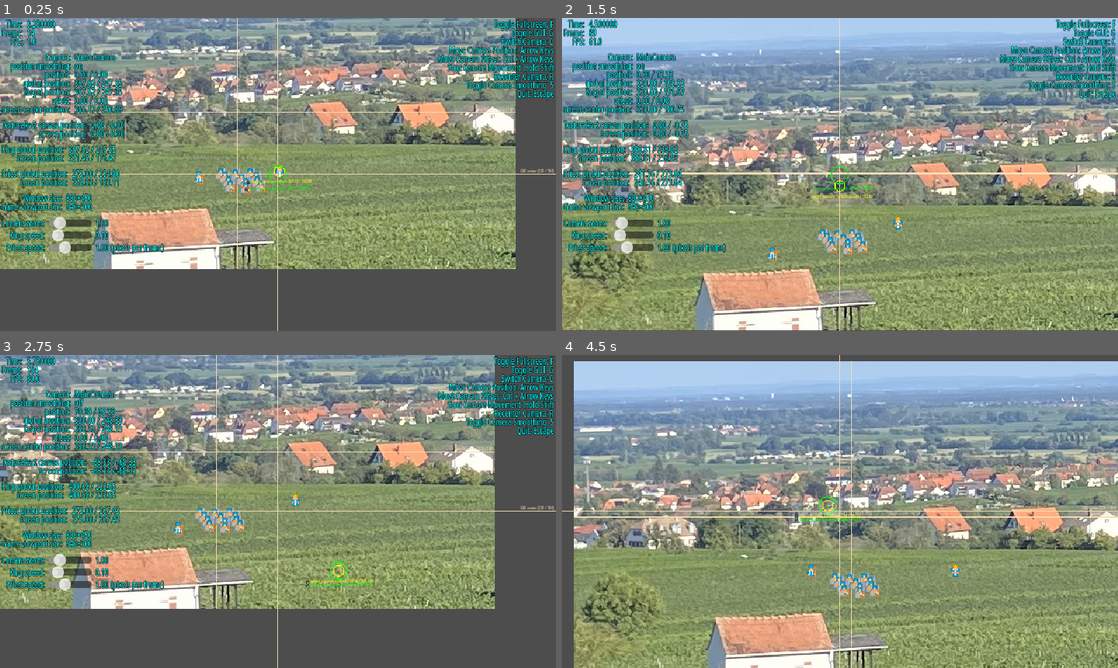
Above: before the commit, frames 1-4 (two rows, left to right).
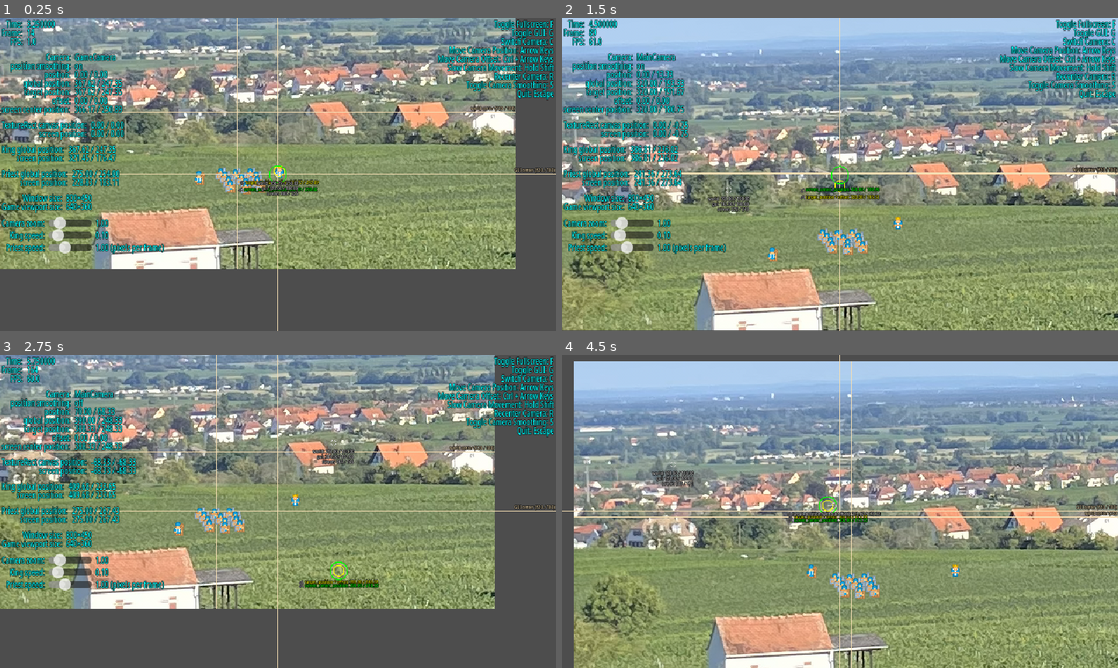
Above: after the commit, the same moments.

Repository: Toxe/godot-pixel-style
Game: Godot game, scene res://scenes/main.tscn
Two runs of this game, one before a commit and one after it. Both use one fixed random seed, a clock stepped at 60 frames per second and the inputs below.
Inputs (mouse positions are in pixels of both pictures, inside the frame that each line leads up to):
- Up to frame 1 (0.25 s): no input
- Up to frame 2 (1.5 s): tap Enter at 0.5 s; move the mouse to (962, 158) at 0.52 s; hold Right (ui_right) 0.53-1.28 s; hold R (recenter_camera) 0.53-1.28 s; move the mouse to (728, 190) at 1.27 s; hold Down (ui_down) from 1.28 s (still down); tap C (switch_camera) at 1.35 s
- Up to frame 3 (2.75 s): move the mouse to (333, 442) at 2.02 s; release Down (ui_down) at 2.03 s; hold Right (ui_right) from 2.03 s (still down); hold S (toggle_camera_smoothing) from 2.03 s (still down)
- Up to frame 4 (4.5 s): move the mouse to (812, 574) at 2.77 s; release Right (ui_right) at 2.78 s; release S (toggle_camera_smoothing) at 2.78 s; hold Up (ui_up) 2.78-3.53 s; tap G (toggle_gui) at 2.85 s; move the mouse to (1006, 558) at 3.52 s; hold Left (ui_left) from 3.53 s (still down); tap Shift at 3.6 s; move the mouse to (673, 464) at 4.27 s; tap Ctrl at 4.35 s

The runs differ from the first frame. In frame 1, 0.7% of the frame differs, in the area x 42-100%, y 28-57%; in frame 2, 0.8%; in frame 3, 0.8%; in frame 4, 0.9%, in the area x 16-100%, y 34-54%.

Commit message:
Show coordinates under cursor

Diff:
--- a/PixelStyle/project.godot
+++ b/PixelStyle/project.godot
@@ -32,6 +32,10 @@
 window/size/window_height_override=1080
 window/stretch/mode="canvas_items"
 window/stretch/scale_mode="integer"
+
+[gui]
+
+theme/custom="uid://di14qk6sdexpx"
 
 [input]
 
--- a/PixelStyle/scenes/game.gd
+++ b/PixelStyle/scenes/game.gd
@@ -17,4 +17,4 @@
 
 
 func _draw() -> void:
-    DebugDraw.draw_axes(self, Vector2((get_viewport() as SubViewport).size) / 2.0, "world center", Color.WHEAT)
+    DebugDraw.draw_axes(self, Vector2((get_viewport() as SubViewport).size) / 2.0, "world center", Color.WHEAT, Color.BLACK)
--- a/PixelStyle/scenes/gui.gd
+++ b/PixelStyle/scenes/gui.gd
@@ -56,17 +56,27 @@
 
 
 func _draw() -> void:
-    DebugDraw.draw_axes(self, size / 2.0, "GUI center", Color.WHEAT)
+    DebugDraw.draw_axes(self, size / 2.0, "GUI center", Color.WHEAT, Color.BLACK)
 
     var camera_target_position_plus_offset := camera_manager.current_camera.get_target_position() + camera_manager.current_camera.offset
-    DebugDraw.draw_labeled_circle(self, transform_to_gui_coords(camera_target_position_plus_offset), 6, Color.YELLOW, 1, "🎥 target_position + offset: %s" % [Format.format_position(camera_target_position_plus_offset)])
-    DebugDraw.draw_labeled_circle(self, transform_to_gui_coords(camera_manager.current_camera.get_screen_center_position()), 10, Color.GREEN, 1, "🎥 screen_center_position: %s" % [Format.format_position(camera_manager.current_camera.get_screen_center_position())])
+    DebugDraw.draw_labeled_circle(self, transform_to_gui_coords(camera_target_position_plus_offset), 6, Color.YELLOW, Color.BLACK, 1, ["🎥 target_position + offset: %s" % [Format.format_position(camera_target_position_plus_offset)]])
+    DebugDraw.draw_labeled_circle(self, transform_to_gui_coords(camera_manager.current_camera.get_screen_center_position()), 10, Color.GREEN, Color.BLACK, 1, ["🎥 screen_center_position: %s" % [Format.format_position(camera_manager.current_camera.get_screen_center_position())]])
 
     if !camera_manager.current_camera.offset.is_zero_approx():
         var from := transform_to_gui_coords(camera_manager.current_camera.get_target_position())
         var to := transform_to_gui_coords(camera_target_position_plus_offset)
         draw_line(from, to, Color.LIGHT_GRAY, 0.5)
-        DebugDraw.draw_labeled_circle(self, from, 3, Color.LIGHT_GRAY, 0.5, "🎥 target_position (without offset): %s" % [Format.format_position(camera_manager.current_camera.get_target_position())])
+        DebugDraw.draw_labeled_circle(self, from, 3, Color.LIGHT_GRAY, Color.BLACK, 0.5, ["🎥 target_position (without offset): %s" % [Format.format_position(camera_manager.current_camera.get_target_position())]])
+
+    var mouse_coords := get_local_mouse_position()
+    var world_coords := transform_ui_to_world_coords(mouse_coords)
+    var screen_coords := transform_ui_to_screen_coords(mouse_coords)
+    var lines: Array[String] = [
+        "world: %s" % [Format.format_position(world_coords)],
+        "gui: %s" % [Format.format_position(mouse_coords)],
+        "screen: %s" % [Format.format_position(screen_coords, true)],
+    ]
+    DebugDraw.draw_labeled_circle(self, mouse_coords, 3, Color.LIGHT_GRAY, Color.BLACK, 0.25, lines)
 
 
 func _unhandled_key_input(event: InputEvent) -> void:
@@ -93,6 +103,18 @@
     return gui_coords
 
 
+func transform_ui_to_world_coords(pos: Vector2) -> Vector2:
+    var coords_on_ui_canvas := get_global_transform_with_canvas() * pos
+    var coords_on_world_canvas := game.get_global_transform_with_canvas().affine_inverse() * coords_on_ui_canvas
+    return coords_on_world_canvas
+
+
+func transform_ui_to_screen_coords(pos: Vector2) -> Vector2:
+    var coords_on_ui_canvas := get_global_transform_with_canvas() * pos
+    var coords_on_screen := get_viewport().get_screen_transform() * coords_on_ui_canvas
+    return coords_on_screen
+
+
 func _on_camera_zoom_slider_value_changed(value: float) -> void:
     camera_manager.current_camera.zoom = Vector2(value, value)
     camera_zoom_label.text = "%.2f" % camera_manager.current_camera.zoom.x
--- a/PixelStyle/scenes/gui.tscn
+++ b/PixelStyle/scenes/gui.tscn
@@ -1,7 +1,6 @@
 [gd_scene format=3 uid="uid://c0s1ghhdkg1y5"]
 
 [ext_resource type="Script" uid="uid://b0m7te8rndoge" path="res://scenes/gui.gd" id="1_efmwq"]
-[ext_resource type="Theme" uid="uid://di14qk6sdexpx" path="res://scenes/theme.tres" id="1_mfius"]
 
 [node name="GUI" type="PanelContainer" unique_id=583806817]
 anchors_preset = 15
@@ -9,7 +8,6 @@
 anchor_bottom = 1.0
 grow_horizontal = 2
 grow_vertical = 2
-theme = ExtResource("1_mfius")
 script = ExtResource("1_efmwq")
 
 [node name="HBoxContainer" type="HBoxContainer" parent="." unique_id=907191759]
--- a/PixelStyle/scripts/debug_draw.gd
+++ b/PixelStyle/scripts/debug_draw.gd
@@ -1,25 +1,118 @@
 class_name DebugDraw
 
-const font_size := 5
+class FittedText:
+    var text := ""
+    var rect := Rect2()
+    var font_size := 0
 
 
-static func draw_label(canvas_item: CanvasItem, label_position: Vector2, text: String, alignment: HorizontalAlignment, color: Color, label_offset: Vector2) -> void:
-    if canvas_item.visible:
-        var gui: Control = canvas_item.get_node("/root/Main/CanvasLayer/GUI")  # TODO
-        var string_size := gui.theme.default_font.get_multiline_string_size(text, alignment, -1, font_size)
-        var bottom_left := label_position + string_size * label_offset
-        canvas_item.draw_multiline_string(gui.theme.default_font, bottom_left, text, alignment, string_size.x, font_size, -1, color)
+const font_size := 6
+const font_outline_size := 2
+
+static var project_theme := ThemeDB.get_project_theme()
 
 
-static func draw_axes(canvas_item: CanvasItem, center: Vector2, text: String, color: Color) -> void:
+static func draw_label(canvas_item: CanvasItem, label_position: Vector2, lines: Array[String], text_color: Color, outline_color: Color, label_anchor: Vector2) -> void:
+    if canvas_item.visible:
+        var viewport := canvas_item.get_viewport()
+        var labels: Array[FittedText]
+
+        for text in lines:
+            var fitted_text := _fit_label_text_to_viewport(text, viewport)
+            if !fitted_text:
+                fitted_text = _fit_label_text_to_viewport("[text too long]", viewport)
+            assert(fitted_text != null)
+            labels.append(fitted_text)
+
+        _right_align_labels(labels)
+        _vertically_stack_labels(labels)
+
+        var bounding_box := _calc_labels_bounding_box(labels)
+        bounding_box = _position_rect_with_anchor(bounding_box, label_position, label_anchor)
+        bounding_box = _fit_rect_to_viewport(bounding_box, viewport)
+
+        _move_labels_into_bounding_box(labels, bounding_box)
+
+        for label in labels:
+            var baseline_position := label.rect.position + Vector2(0, label.font_size)
+            canvas_item.draw_string_outline(project_theme.default_font, baseline_position, label.text, HORIZONTAL_ALIGNMENT_RIGHT, label.rect.size.x, label.font_size, font_outline_size, outline_color)
+            canvas_item.draw_string(project_theme.default_font, baseline_position, label.text, HORIZONTAL_ALIGNMENT_RIGHT, label.rect.size.x, label.font_size, text_color)
+
+
+static func draw_axes(canvas_item: CanvasItem, center: Vector2, text: String, color: Color, outline_color: Color) -> void:
     var viewport_size := canvas_item.get_viewport_rect().size
     canvas_item.draw_line(Vector2(center.x, 0), Vector2(center.x, viewport_size.y), color)
     canvas_item.draw_line(Vector2(0, center.y), Vector2(viewport_size.x, center.y), color)
-    var label_position := Vector2(viewport_size.x - 1, center.y - 2)
-    draw_label(canvas_item, label_position, "%s (%s)" % [text, Format.format_position(center, true)], HORIZONTAL_ALIGNMENT_LEFT, color, Vector2(-1, 0))
+    var label_position := Vector2(viewport_size.x - 1, center.y)
+    draw_label(canvas_item, label_position, ["%s (%s)" % [text, Format.format_position(center, true)]], color, outline_color, Vector2(1, 1))
 
 
-static func draw_labeled_circle(canvas_item: CanvasItem, pos: Vector2, radius: float, color: Color, width: float, text: String) -> void:
-    canvas_item.draw_circle(pos, radius, color, false, width)
-    var label_position := pos + Vector2(0, radius)
-    draw_label(canvas_item, label_position, text, HORIZONTAL_ALIGNMENT_CENTER, color, Vector2(-0.5, 1))
+static func draw_labeled_circle(canvas_item: CanvasItem, pos: Vector2, radius: float, color: Color, outline_color: Color, width: float, lines: Array[String]) -> void:
+    if canvas_item.visible:
+        canvas_item.draw_circle(pos, radius, color, false, width)
+        var label_position := pos + Vector2(0, radius + roundf(float(font_size) / 2.0))
+        draw_label(canvas_item, label_position, lines, color, outline_color, Vector2(0.5, 0))
+
+
+# brute force trying decreasing font sizes until the text fits inside the Viewport
+static func _fit_label_text_to_viewport(text: String, viewport: Viewport) -> FittedText:
+    var viewport_rect := viewport.get_visible_rect()
+    var fitted_text := FittedText.new()
+    fitted_text.text = text
+    fitted_text.font_size = font_size
+
+    while fitted_text.font_size > 1:
+        fitted_text.rect.size = project_theme.default_font.get_string_size(fitted_text.text, HORIZONTAL_ALIGNMENT_LEFT, -1, fitted_text.font_size)
+        if fitted_text.rect.size.x <= viewport_rect.size.x:
+            break
+        else:
+            fitted_text.font_size -= 1
+
+    return fitted_text if fitted_text.font_size > 1 else null
+
+
+static func _right_align_labels(labels: Array[FittedText]) -> void:
+    var max_x := 0.0
+    for label in labels:
+        max_x = maxf(max_x, label.rect.end.x)
+    for label in labels:
+        label.rect.end.x = max_x
+
+
+static func _vertically_stack_labels(labels: Array[FittedText]) -> void:
+    var offset_y := 0.0
+    for label in labels:
+        label.rect.position.y += offset_y
+        offset_y += label.font_size
+
+
+static func _calc_labels_bounding_box(labels: Array[FittedText]) -> Rect2:
+    var bbox := Rect2()
+    for label in labels:
+        bbox = bbox.merge(label.rect)
+    return bbox
+
+
+static func _position_rect_with_anchor(rect: Rect2, pos: Vector2, anchor: Vector2) -> Rect2:
+    return Rect2(pos - rect.size * anchor, rect.size)
+
+
+static func _fit_rect_to_viewport(rect: Rect2, viewport: Viewport) -> Rect2:
+    var viewport_rect := viewport.get_visible_rect()
+
+    if rect.end.x > viewport_rect.end.x:
+        rect.position.x += viewport_rect.end.x - rect.end.x
+    elif rect.position.x < viewport_rect.position.x:
+        rect.position.x += viewport_rect.position.x - rect.position.x
+
+    if rect.end.y > viewport_rect.end.y:
+        rect.position.y += viewport_rect.end.y - rect.end.y
+    elif rect.position.y < viewport_rect.position.y:
+        rect.position.y += viewport_rect.position.y - rect.position.y
+
+    return rect
+
+
+static func _move_labels_into_bounding_box(labels: Array[FittedText], bounding_box: Rect2) -> void:
+    for label in labels:
+        label.rect.position += bounding_box.position
Not shown: 1 places in PixelStyle/theme.tres that only renumber resources
